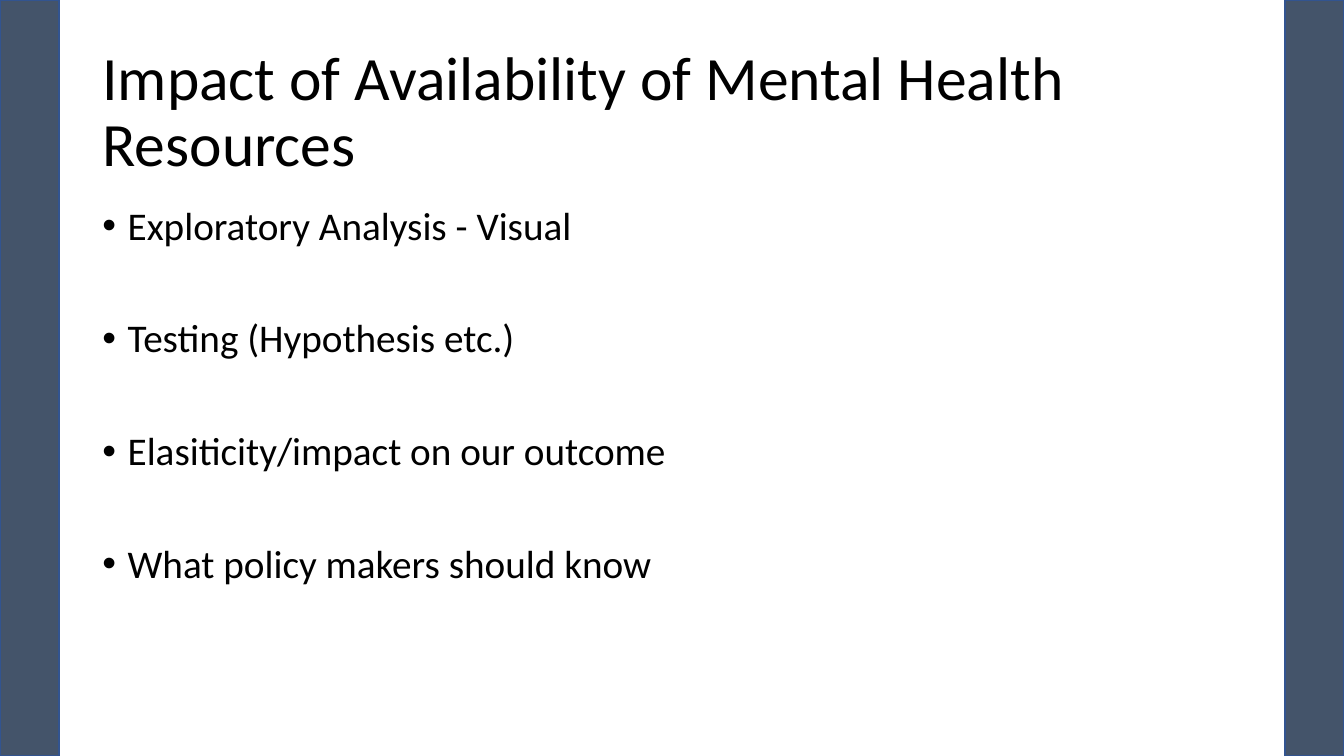
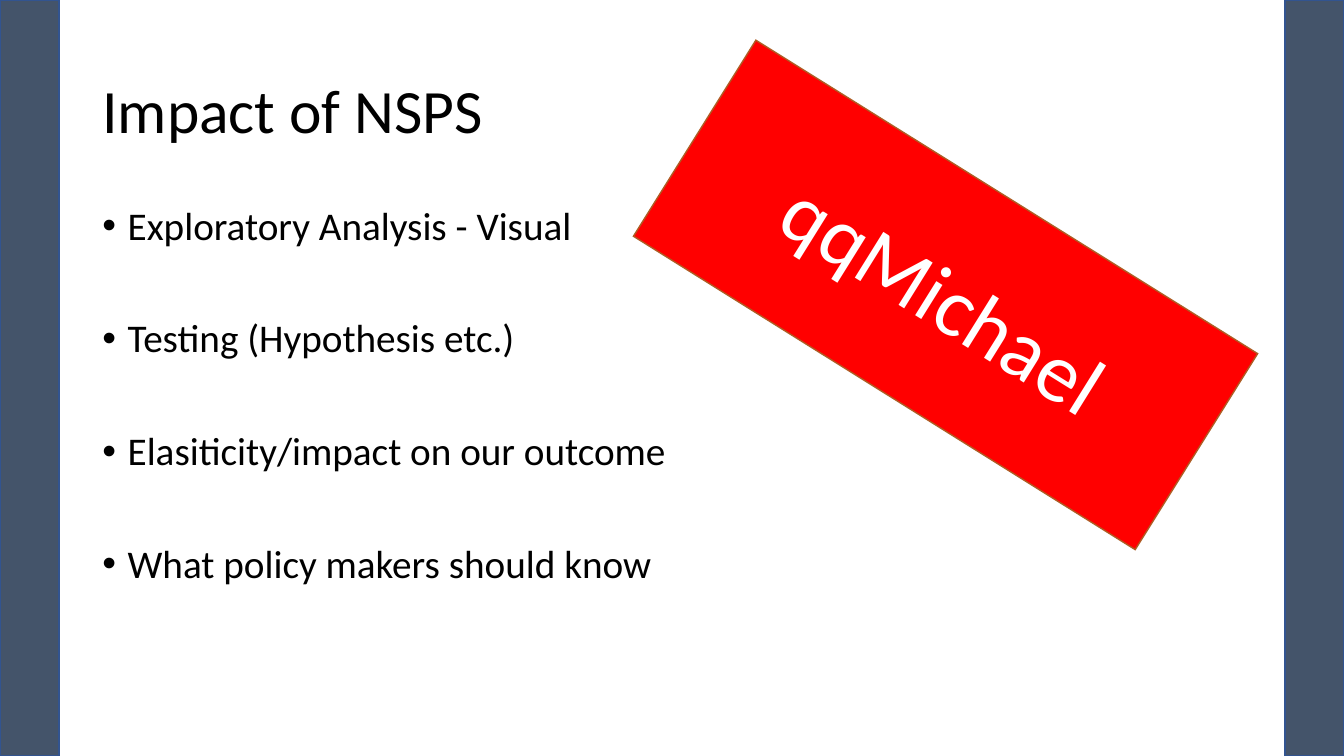
Before and after one commit to pewilliams/regression-mei-team-proj, a slide deck: slide 25 of presentation/Team-25.pptx (slide 24 before the commit). Drawn at 1344x756 pixels with LibreOffice and Linux fonts; fonts in the diff are those of the drawing. Boxes give left, top, right and bottom in pixels: in the first picture for what was removed or moved away, otherwise in the second. Text is boxed around its words. In the diff, an @@ line names an element or a change of style, - is before the commit and + after.

```diff
--- a/presentation/Team-25.pptx
+++ b/presentation/Team-25.pptx
@@ rectangle added at box(634, 40, 1258, 550), fill #FF0000, outline #AF5C24 1 pt, 60 pt, text #FFFFFF @@
+qqMichael
@@ title at box(102, 90, 483, 143): text changed @@
-Impact of Availability of Mental Health Resources
+Impact of NSPS
```
Also in this commit, not shown: 5 other slides changed, 1 slide added, 2 other files.
